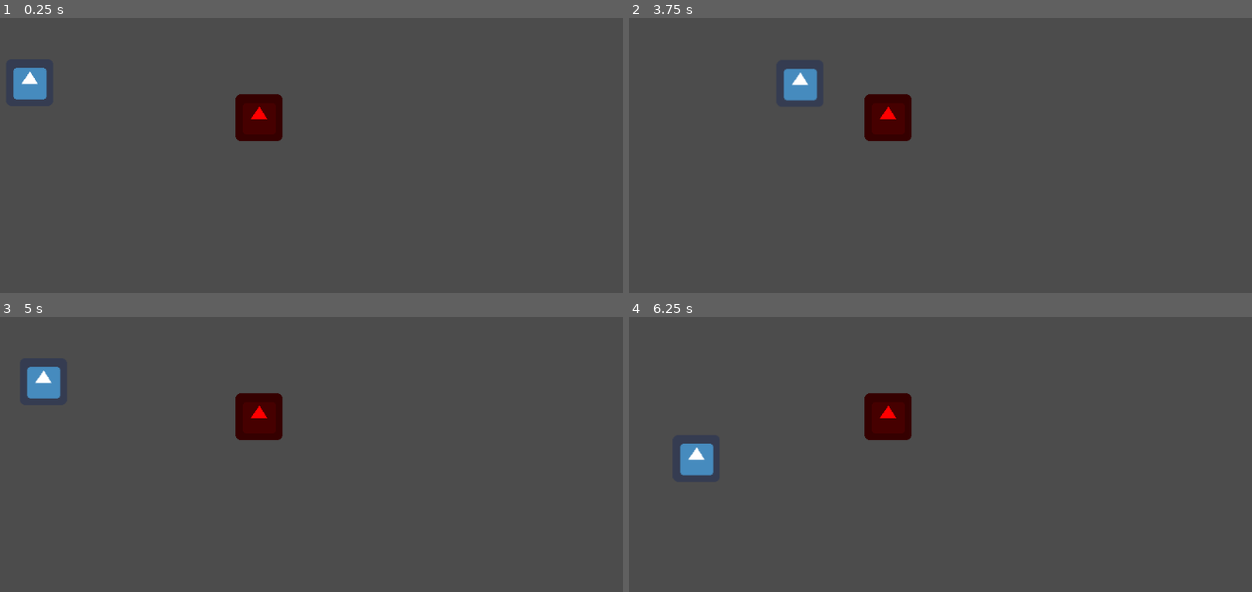
Above: before the commit, frames 1-4 (two rows, left to right).
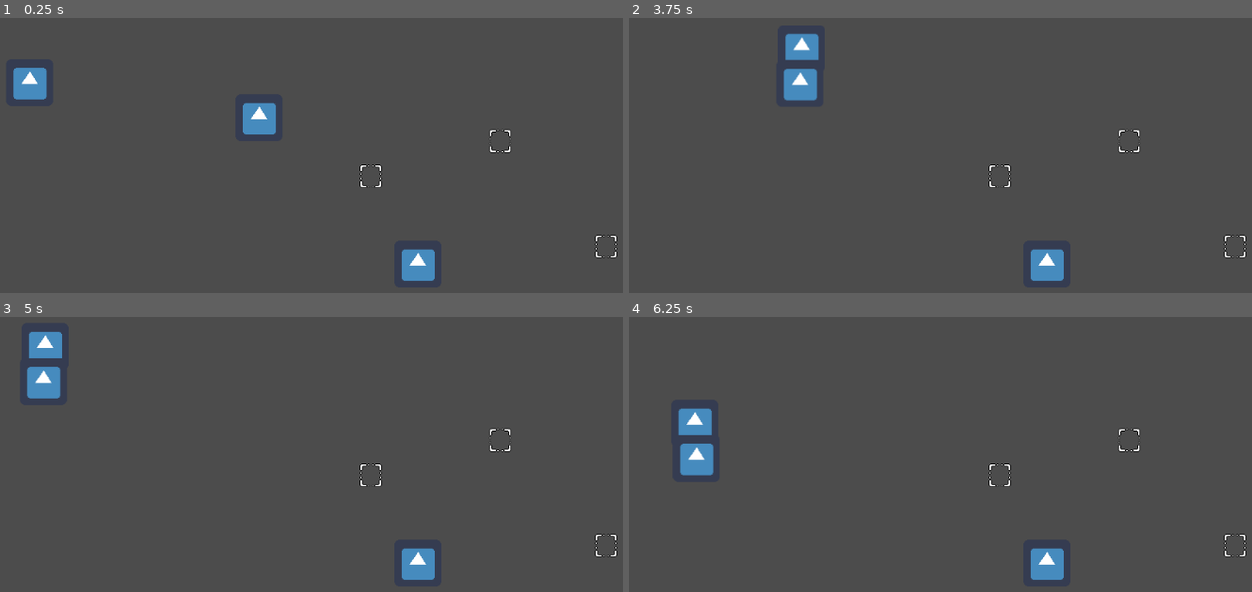
Above: after the commit, the same moments.

Repository: Geminimax/GamingJam2020
Game: Godot game, scene res://Test/CharacterTestScene.tscn
Two runs of this game, one before a commit and one after it. Both use one fixed random seed, a clock stepped at 60 frames per second and the inputs below. The project has no main scene, so this scene is started directly. The engine's default icon, where the game draws it, is replaced by a stand-in: a white triangle on a blue panel in a dark square.
Inputs (mouse positions are in pixels of both pictures, inside the frame that each line leads up to):
- Up to frame 1 (0.25 s): no input
- Up to frame 2 (3.75 s): tap Enter at 0.5 s; move the mouse to (1046, 163) at 0.52 s; hold Right (move_right) 0.53-1.28 s; tap Z (drop_tower) at 0.6, 1.55, 2.1, 3.05, 3.6 s; click (1046, 163) at 0.8 s; move the mouse to (728, 207) at 1.27 s; hold S (move_down) 1.28-2.03 s; click (728, 207) at 1.35 s; move the mouse to (959, 89) at 2.02 s; hold Right (move_right) 2.03-2.78 s; click (959, 89) at 2.3 s; move the mouse to (847, 273) at 2.77 s; hold Up (move_up) 2.78-3.53 s; click (847, 273) at 2.85 s; move the mouse to (1108, 251) at 3.52 s; hold A (move_left) from 3.53 s (still down)
- Up to frame 3 (5 s): keep holding A (move_left); click (479, 550) at 3.8 s; move the mouse to (24, 418) at 4.27 s; click (24, 418) at 4.35 s; tap Z (drop_tower) at 4.55 s
- Up to frame 4 (6.25 s): move the mouse to (921, 484) at 5.02 s; release A (move_left) at 5.03 s; hold S (move_down) 5.03-5.78 s; tap Z (drop_tower) at 5.1, 6.05 s; click (921, 484) at 5.3 s; move the mouse to (772, 374) at 5.77 s; hold Right (move_right) from 5.78 s (still down); click (772, 374) at 5.85 s

The runs differ from the first frame. In frame 1, 2.2% of the frame differs, in the area x 37-100%, y 27-96%; in frame 2, 2.7%; in frame 3, 2.7%; in frame 4, 2.7%, in the area x 7-100%, y 27-96%.

Commit message:
Pickup/drop spots implemented

Diff:
--- a/Nodes/Character/Player/MainCharacterController.gd
+++ b/Nodes/Character/Player/MainCharacterController.gd
@@ -1,39 +1,71 @@
 extends "res://Nodes/Character/BaseCharacterController.gd"
 
-var holdable_character_in_range = null
+var holdable_character_in_range = null setget set_holdable_character_in_range;
 var holded_character = null
-var drop_distance = 60
-onready var drop_cast : RayCast2D = $PhysicCharacterBody/RayCast2D
+var drop_distance = 80
+var cast_distance = 80
+onready var drop_cast : RayCast2D = $PhysicCharacterBody/DropSpotRaycast
+onready var character_cast : RayCast2D = $PhysicCharacterBody/CharacterRaycast
 onready var hold_position = $PhysicCharacterBody/HoldPosition
+
 
 func _process(delta):
 	if body:
 		var movement_direction = (get_horizontal_input() + get_vertical_input()).normalized()
 		body.velocity = lerp(body.velocity, movement_direction * move_speed, accel_lerp_weight * delta)
+
 	if holded_character:
 		holded_character.global_position = hold_position.global_position
-		if(Input.is_action_just_pressed("drop_tower")):
+		if Input.is_action_just_pressed("drop_tower"):
 			var drop_position = body.global_position + Vector2.RIGHT.rotated(get_mouse_angle()) * drop_distance
-			if(check_blocks_drop(drop_position)):
-				return
-			holded_character.global_position = drop_position
-			holded_character.drop()
-			holdable_character_in_range = holded_character
-			holded_character = null
-	elif holdable_character_in_range:
-		if(Input.is_action_just_pressed("pick_tower")):
-			holded_character = holdable_character_in_range
-			holdable_character_in_range = null
-			holded_character.pickup()
+			if check_cast(drop_position,drop_cast):
+				drop_character()
+	else:
+		var cast_position = body.global_position + Vector2.RIGHT.rotated(get_mouse_angle()) * drop_distance
+		if(check_cast(cast_position,character_cast)):
+			var collect_area = character_cast.get_collider()
+			set_holdable_character_in_range(collect_area.controller)
+		else:
+			set_holdable_character_in_range(null)
 
-func check_blocks_drop(drop_position):
-	drop_cast.cast_to = drop_position -  body.global_position
-	drop_cast.force_raycast_update()
-	return drop_cast.is_colliding()
+		if holdable_character_in_range:
+			if Input.is_action_just_pressed("pick_tower"):
+				pick_character()
+
+
+func check_cast(cast_position,raycast):
+	raycast.cast_to = cast_position -  body.global_position
+	raycast.force_raycast_update()
+	return raycast.is_colliding()
+
+func set_holdable_character_in_range(new):
+	var previous = holdable_character_in_range
+	if(previous == new):
+		return
+	if(previous):
+		previous.pickup_range_exited()
+
+	if(new):
+		new.pickup_range_entered()
+	holdable_character_in_range = new
+
+func pick_character():
+	holded_character = holdable_character_in_range
+	holded_character.pickup()
+	set_holdable_character_in_range(null)
+
+func drop_character():
+	var drop_spot = drop_cast.get_collider()
+	if(drop_spot and drop_spot.available):
+		holded_character.drop(drop_spot)
+		set_holdable_character_in_range(holded_character)
+		holded_character = null
+
 
 func get_mouse_angle():
 	var mouse_position = get_global_mouse_position()
 	return body.global_position.direction_to(mouse_position).angle()
+
 func get_vertical_input():
 	var input = 0
 	if(Input.is_action_pressed("move_up")):
@@ -49,9 +81,3 @@
 	elif(Input.is_action_pressed("move_right")):
 		input = 1
 	return Vector2(input,0)
-
-
-func _on_CollectionRange_area_entered(area):
-	print("Character collected")
-	area.pickup_range_entered()
-	holdable_character_in_range = area.controller
--- a/Nodes/Character/Player/MainCharacterController.tscn
+++ b/Nodes/Character/Player/MainCharacterController.tscn
@@ -1,27 +1,22 @@
-[gd_scene load_steps=4 format=2]
+[gd_scene load_steps=3 format=2]
 
 [ext_resource path="res://Nodes/Character/Player/MainCharacterController.gd" type="Script" id=1]
 [ext_resource path="res://Nodes/Character/BaseCharacterController.tscn" type="PackedScene" id=2]
 
-[sub_resource type="CircleShape2D" id=1]
-radius = 40.2666
-
 [node name="MainCharacterController" instance=ExtResource( 2 )]
 script = ExtResource( 1 )
 
-[node name="CollectionRange" type="Area2D" parent="PhysicCharacterBody" index="1"]
-scale = Vector2( 0.993378, 1 )
-collision_layer = 0
-collision_mask = 2
-
-[node name="CollisionShape2D" type="CollisionShape2D" parent="PhysicCharacterBody/CollectionRange" index="0"]
-shape = SubResource( 1 )
-
-[node name="RayCast2D" type="RayCast2D" parent="PhysicCharacterBody" index="2"]
+[node name="DropSpotRaycast" type="RayCast2D" parent="PhysicCharacterBody" index="1"]
 enabled = true
 collision_mask = 4
 collide_with_areas = true
+collide_with_bodies = false
+
+[node name="CharacterRaycast" type="RayCast2D" parent="PhysicCharacterBody" index="2"]
+enabled = true
+collision_mask = 2
+collide_with_areas = true
+collide_with_bodies = false
 
 [node name="HoldPosition" type="Position2D" parent="PhysicCharacterBody" index="3"]
 position = Vector2( 0, -48 )
-[connection signal="area_entered" from="PhysicCharacterBody/CollectionRange" to="." method="_on_CollectionRange_area_entered"]
--- a/Nodes/Character/Tower/TowerCharacterController.gd
+++ b/Nodes/Character/Tower/TowerCharacterController.gd
@@ -1,17 +1,25 @@
 extends "res://Nodes/Character/BaseCharacterController.gd"
 enum STATE{INACTIVE,DEFAULT, PICKUP}
 var state = STATE.INACTIVE
+var positioned_spot = null
 func _ready():
 	$PhysicCharacterBody/CharacterCollectionArea.controller = self
 
 func pickup_range_entered():
-	pass
+	$PhysicCharacterBody/Selector.visible = true
+
+func pickup_range_exited():
+	$PhysicCharacterBody/Selector.visible = false
 
 func pickup():
+	if(positioned_spot):
+		positioned_spot.empty_spot()
+		positioned_spot = null
 	state = STATE.PICKUP
-	print("Hello, I am being picked up")
 	$PhysicCharacterBody/PhysicBodyShape.set_deferred("disabled",true)
 
-func drop():
+func drop(spot):
+	global_position = spot.global_position
+	spot.occupy_spot()
+	positioned_spot = spot
 	state = STATE.DEFAULT
-	print("Dropped!")
--- a/Nodes/Character/Tower/TowerCharacterController.tscn
+++ b/Nodes/Character/Tower/TowerCharacterController.tscn
@@ -1,8 +1,9 @@
-[gd_scene load_steps=5 format=2]
+[gd_scene load_steps=6 format=2]
 
 [ext_resource path="res://Nodes/Character/Tower/TowerCharacterController.gd" type="Script" id=1]
 [ext_resource path="res://Nodes/Character/BaseCharacterController.tscn" type="PackedScene" id=2]
 [ext_resource path="res://Nodes/CharacterCollectionArea.tscn" type="PackedScene" id=3]
+[ext_resource path="res://Assets/Sprites/Selector.png" type="Texture" id=4]
 
 [sub_resource type="CircleShape2D" id=1]
 radius = 48.0
@@ -10,12 +11,14 @@
 [node name="TowerCharacterController" instance=ExtResource( 2 )]
 script = ExtResource( 1 )
 
-[node name="PhysicCharacterBody" parent="." index="0"]
-modulate = Color( 1, 0, 0, 1 )
-
 [node name="CharacterCollectionArea" parent="PhysicCharacterBody" index="1" instance=ExtResource( 3 )]
 
 [node name="CollisionShape2D" type="CollisionShape2D" parent="PhysicCharacterBody/CharacterCollectionArea" index="0"]
 shape = SubResource( 1 )
 
 [node name="PhysicBodyShape" type="CollisionShape2D" parent="PhysicCharacterBody" index="2"]
+
+[node name="Selector" type="Sprite" parent="PhysicCharacterBody" index="3"]
+visible = false
+position = Vector2( 0, -48 )
+texture = ExtResource( 4 )
--- a/Nodes/CharacterCollectionArea.gd
+++ b/Nodes/CharacterCollectionArea.gd
@@ -1,9 +1,3 @@
 extends Area2D
 
 var controller
-
-func pickup():
-	controller.pickup()
-
-func pickup_range_entered():
-	controller.pickup_range_entered()
--- /dev/null
+++ b/Nodes/DropSpot.gd
@@ -0,0 +1,15 @@
+extends Area2D
+
+var available = true
+
+
+
+func occupy_spot():
+	available = false
+	visible = false
+	$CollisionShape2D.set_deferred("disabled",true)
+
+func empty_spot():
+	visible = true
+	available = true
+	$CollisionShape2D.set_deferred("disabled",false)
--- /dev/null
+++ b/Nodes/DropSpot.tscn
@@ -0,0 +1,26 @@
+[gd_scene load_steps=5 format=2]
+
+[ext_resource path="res://Assets/Sprites/PositioningSpot.png" type="Texture" id=1]
+[ext_resource path="res://Nodes/DropSpot.gd" type="Script" id=2]
+
+[sub_resource type="SpriteFrames" id=1]
+animations = [ {
+"frames": [ ExtResource( 1 ) ],
+"loop": true,
+"name": "default",
+"speed": 5.0
+} ]
+
+[sub_resource type="RectangleShape2D" id=2]
+extents = Vector2( 28.4674, 30.9261 )
+
+[node name="DropSpot" type="Area2D"]
+collision_layer = 4
+collision_mask = 0
+script = ExtResource( 2 )
+
+[node name="AnimatedSprite" type="AnimatedSprite" parent="."]
+frames = SubResource( 1 )
+
+[node name="CollisionShape2D" type="CollisionShape2D" parent="."]
+shape = SubResource( 2 )
--- a/Test/CharacterTestScene.tscn
+++ b/Test/CharacterTestScene.tscn
@@ -1,14 +1,27 @@
-[gd_scene load_steps=3 format=2]
+[gd_scene load_steps=4 format=2]
 
 [ext_resource path="res://Nodes/Character/Player/MainCharacterController.tscn" type="PackedScene" id=1]
 [ext_resource path="res://Nodes/Character/Tower/TowerCharacterController.tscn" type="PackedScene" id=2]
+[ext_resource path="res://Nodes/DropSpot.tscn" type="PackedScene" id=3]
 
 [node name="CharacterTestScene" type="Node2D"]
 
 [node name="TowerCharacterController" parent="." instance=ExtResource( 2 )]
 position = Vector2( 520, 208 )
 
+[node name="TowerCharacterController2" parent="." instance=ExtResource( 2 )]
+position = Vector2( 736, 408 )
+
 [node name="MainCharacterController" parent="." instance=ExtResource( 1 )]
 position = Vector2( 208, 160 )
 move_speed = 140.0
 accel_lerp_weight = 10.0
+
+[node name="DropSpot" parent="." instance=ExtResource( 3 )]
+position = Vector2( 672, 288 )
+
+[node name="DropSpot2" parent="." instance=ExtResource( 3 )]
+position = Vector2( 848, 240 )
+
+[node name="DropSpot3" parent="." instance=ExtResource( 3 )]
+position = Vector2( 992, 384 )
--- a/project.godot
+++ b/project.godot
@@ -22,6 +22,29 @@
 
 config/name="Gaming Jam 2020"
 config/icon="res://icon.png"
+
+[importer_defaults]
+
+texture={
+"compress/bptc_ldr": 0,
+"compress/hdr_mode": 0,
+"compress/lossy_quality": 0.7,
+"compress/mode": 0,
+"compress/normal_map": 0,
+"detect_3d": false,
+"flags/anisotropic": false,
+"flags/filter": false,
+"flags/mipmaps": false,
+"flags/repeat": 0,
+"flags/srgb": 2,
+"process/HDR_as_SRGB": false,
+"process/fix_alpha_border": true,
+"process/invert_color": false,
+"process/premult_alpha": false,
+"size_limit": 0,
+"stream": false,
+"svg/scale": 1.0
+}
 
 [input]
 
Binary file added: Assets/Sprites/PositioningSpot.png
Not shown, added: Assets/Sprites/PositioningSpot.png.import
Binary file added: Assets/Sprites/Selector.png
Not shown, added: Assets/Sprites/Selector.png.import
